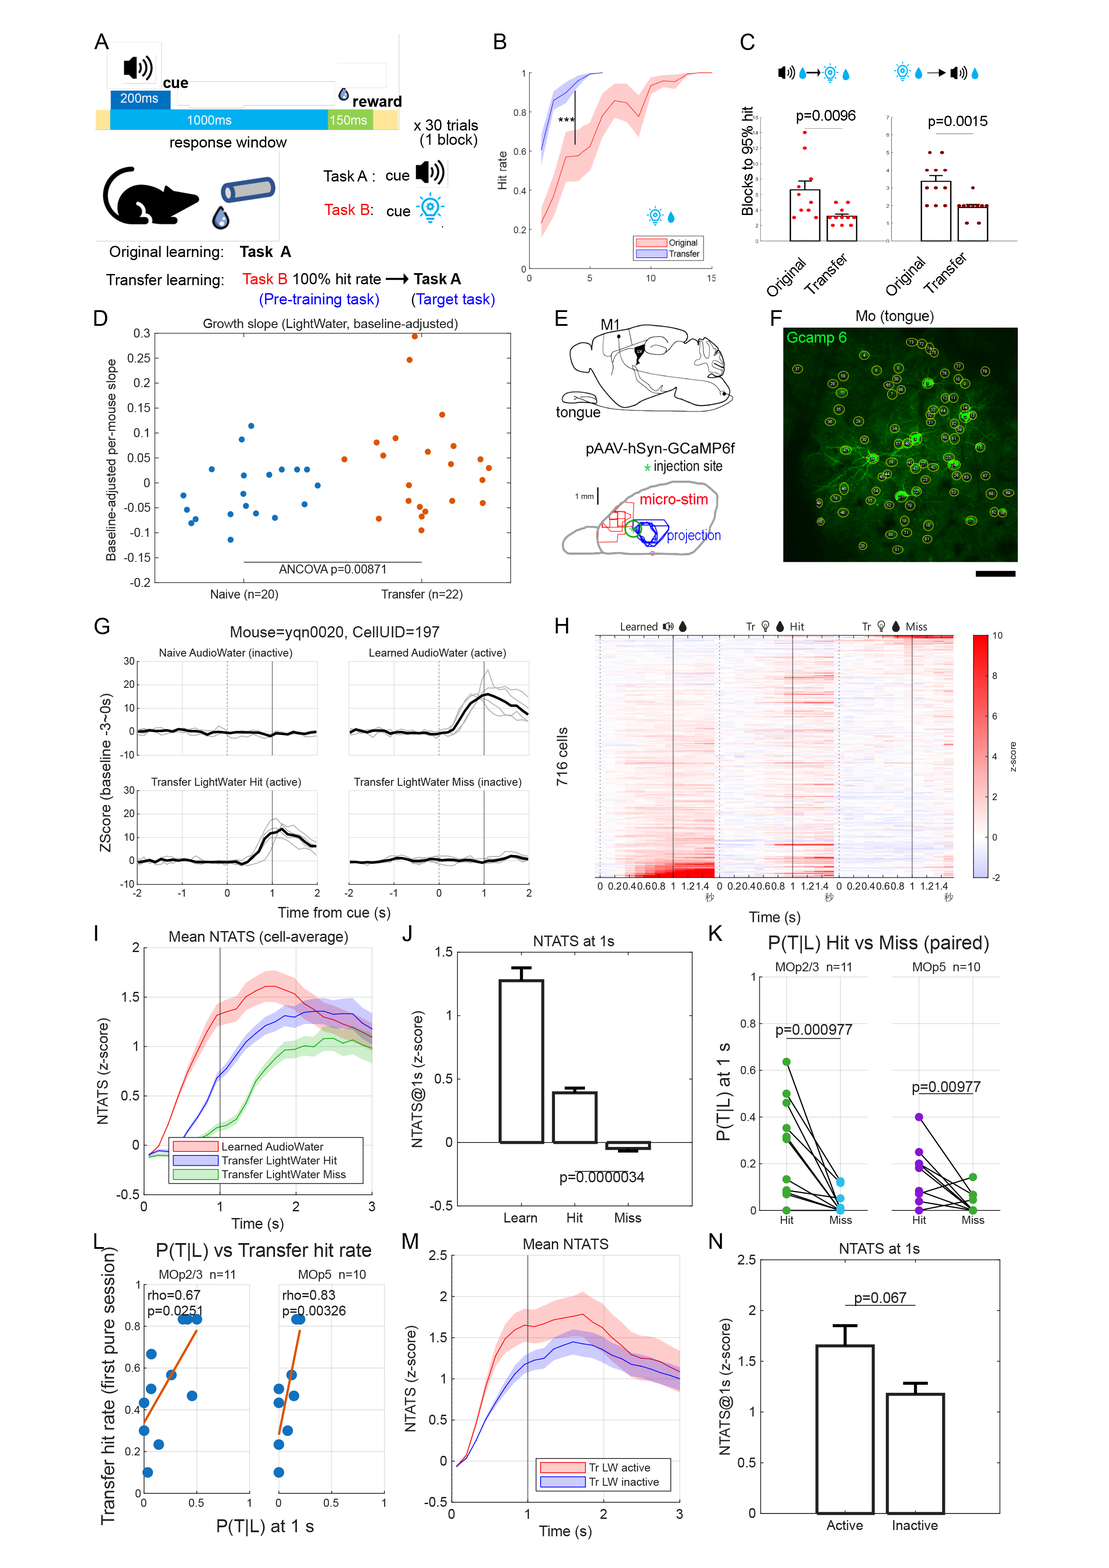
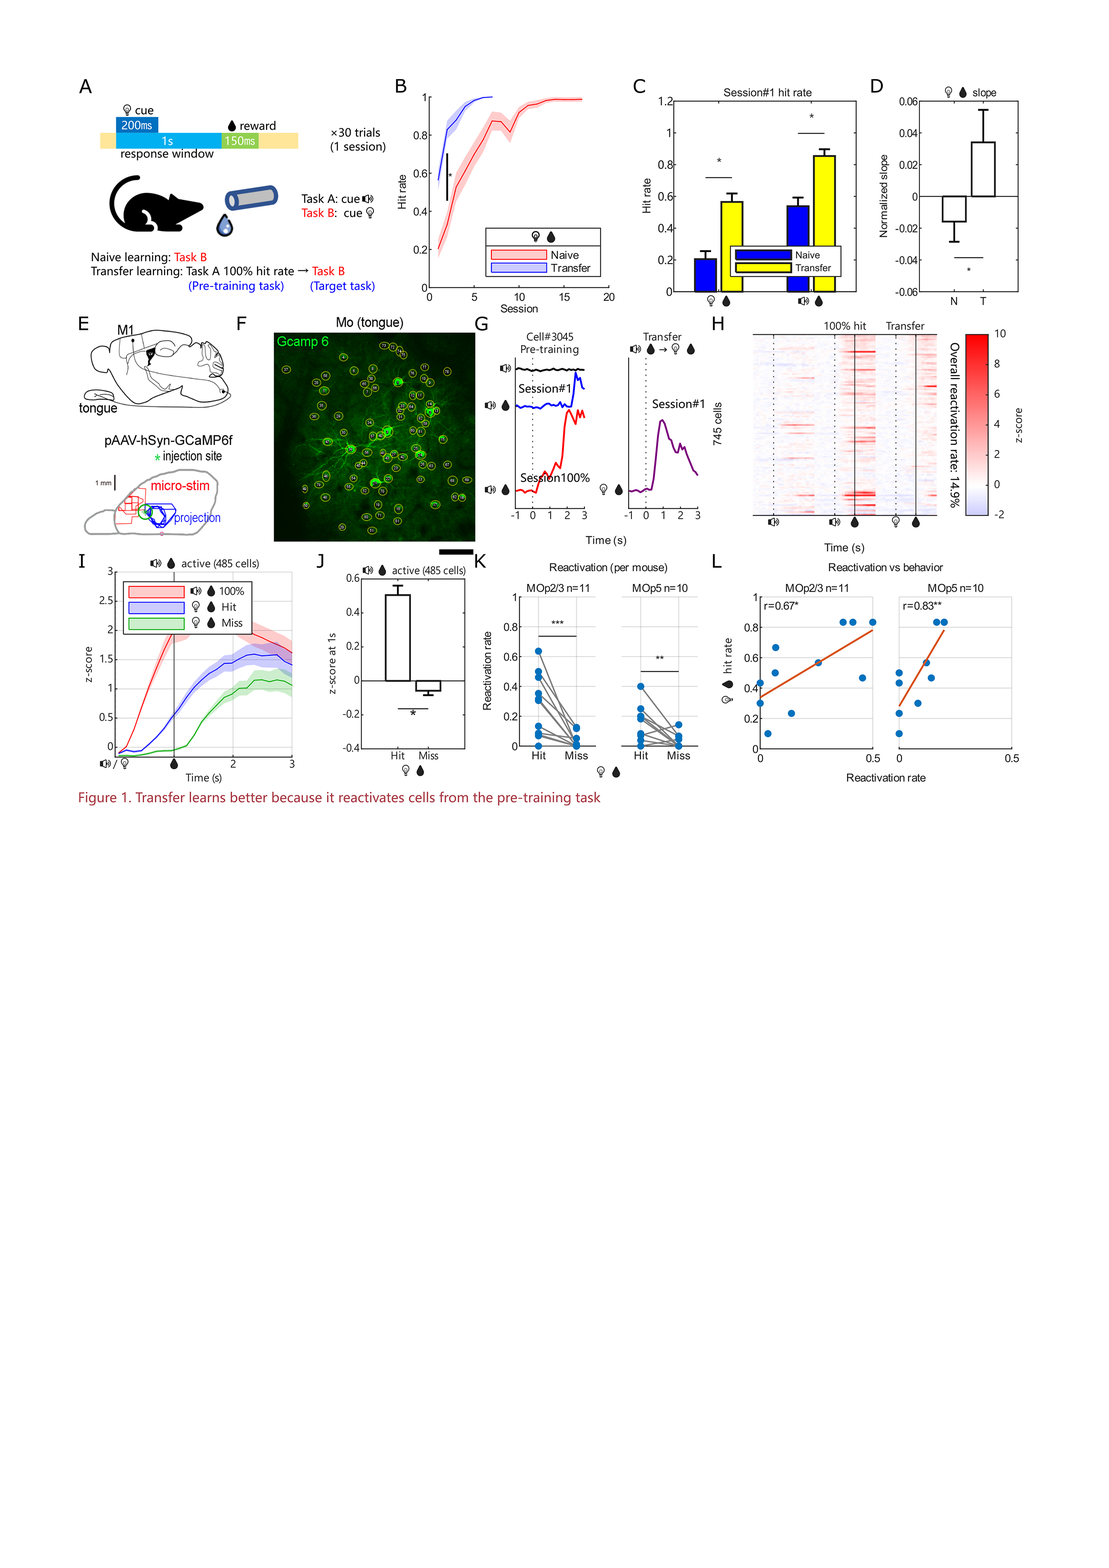
Two versions of the same layered image (1109x1568). Layer-by-layer changes:
painted on "图1" over (79, 33, 1022, 1540)